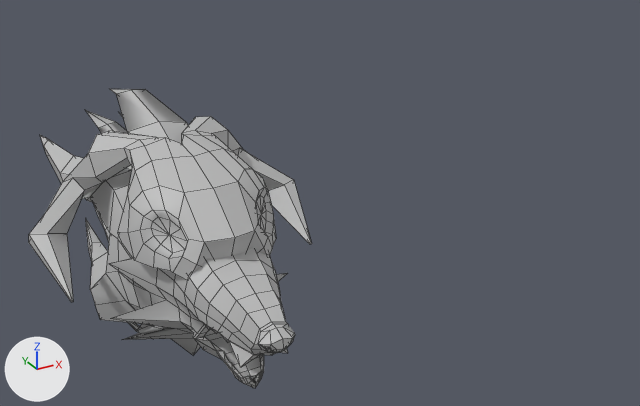
Renders of the FBX model wolf_for_game.fbx from each side of a commit.
One viewpoint serves both versions: a 50 mm lens placed at (-0.053, -0.1519, 0.0775), pointed at (0.0339, 0.0061, -0.0015). Every picture has the same lights, and +X, +Y and +Z are marked at lower left. Mesh edges are drawn as thin lines. Where no turn or scale is listed for an object, it has been applied to the vertices.

Names of what the first picture shows: 'Mask1'.
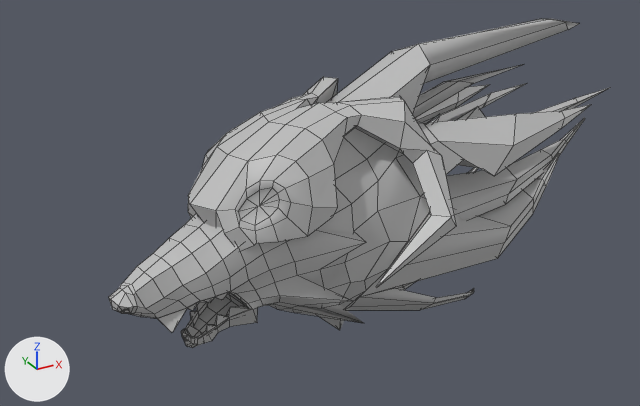
Diff of the bpy script that builds the scene:
```diff
--- a/wolf_for_game.fbx.py
+++ b/wolf_for_game.fbx.py
@@ me_mesh_001 @@
 # used by ob_mask1; location = (0.0, 0.0, 0.0); rotation_euler = (1.571, 0.0, 0.0), in degrees (90, 0, 0); scale = (0.01, 0.01, 0.01)
-me_mesh_001.from_pydata(...)  # 830 vertices, 852 faces; spans x -2.87..2.7, y -2.89..2.43, z -6.64..4.48
+me_mesh_001.from_pydata(...)  # 830 vertices, 852 faces; spans x -2.77..8.67, y -2.06..3.53, z -1.68..3.88
+# me_mesh_001 part 1: the loose piece of 170 vertices spanning x -2.87..2.7, y -0.25..2.2, z -1.38..2.75 is multiplied about its middle by the matrix ((-0.036, -0.165, -0.986), (0.05, 0.985, -0.167), (0.998, -0.055, -0.027)), then moved by (0.9, 0.37, 0.34)
+# me_mesh_001 part 2: 660 of 830 vertices moved; they spanned x -1.88..1.75, y -2.89..2.43, z -6.64..4.48 and now span x -2.77..8.67, y -2.06..3.53, z -0.68..2.95; mean shift (1.33, 0.43, 0.44); largest move (0.74, 0.68, -6.64) -> (8.67, 2.12, 2.07)
 me_mesh_001.materials.append(mat_mask)
@@ ob_mask1 @@
 ob_mask1 = bpy.data.objects.new('Mask1', me_mesh_001)
-ob_mask1.location = (0.0, 0.0, 0.0)
-ob_mask1.rotation_euler = (1.571, 0.0, 0.0)  # degrees (90, 0, 0)
-ob_mask1.scale = (0.01, 0.01, 0.01)
+ob_mask1.parent = ob_marduk_for_game_group2
+ob_mask1.location = (1.177, 0.516, -0.318)
+ob_mask1.rotation_euler = (0.277, 1.717, 0.275)  # degrees (16, 98, 16)
```

Pixel boxes [x1, y1, x2, y2] of what changed, in the pictures (640 x 406 px; the box of a moved part takes in the faces that stretch with it):
'Mask1', reshaped, moved, turned, rescaled: before [29, 89, 312, 388]; after [109, 19, 609, 348]
part 1 of me_mesh_001, moved or reshaped: before [29, 116, 312, 302]; after [188, 77, 456, 287]
part 2 of me_mesh_001, moved or reshaped: before [40, 89, 295, 388]; after [109, 19, 609, 348]
